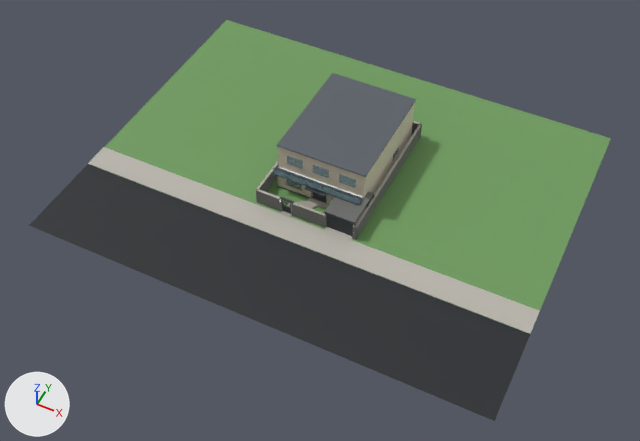
The Blender file Assets/Party/Art/BlenderSources~/Alarma_Escondite.blend: old version first, new version second.
Both versions are drawn from a 50 mm camera at (34.3, -76.3, 81.8) aimed at (0.9, -9.5, -1.6). The axes (+X, +Y, +Z) are drawn at lower left. The lights are the same throughout. The picture after the commit comes second.

Before the edit, the objects in view are built like this:
```python
me_acera_referencia_007 = bpy.data.meshes.new('Acera_Referencia.007')
me_acera_referencia_007.from_pydata([(-30.0, -15.6, 0.1), (30.0, -15.6, 0.1), (30.0, -12.1, 0.1), (-30.0, -12.1, 0.1)], [], [(0, 1, 2, 3)])
me_acera_referencia_007.materials.append(mat_alarma_hideout_concrete)  # grey #b9b5ac
me_calle_referencia_006 = bpy.data.meshes.new('Calle_Referencia.006')
me_calle_referencia_006.from_pydata([(-30.0, -27.5, 0.0), (30.0, -27.5, 0.0), (30.0, -15.6, 0.0), (-30.0, -15.6, 0.0)], [], [(0, 1, 2, 3)])
me_calle_referencia_006.materials.append(mat_alarma_hideout_black)  # black #22262a
me_cubo_9912 = bpy.data.meshes.new('Cubo.9912')
me_cubo_9912.from_pydata(...)  # 24 vertices, 26 faces; spans x -0.1..0.1, y -10.3..10.3, z -1.1..1.1
me_cubo_9912.materials.append(mat_alarma_hideout_darkconcrete)  # dark grey #6b6c69
me_suelo_010 = bpy.data.meshes.new('Suelo.010')
me_suelo_010.from_pydata([(-30.0, -20.0, 0.0), (30.0, -20.0, 0.0), (30.0, 20.0, 0.0), (-30.0, 20.0, 0.0)], [], [(0, 1, 2, 3)])
me_suelo_010.materials.append(mat_alarma_hideout_pasto)  # green #6e9a5c
ob_acera_referencia_007 = bpy.data.objects.new('Acera_Referencia.007', me_acera_referencia_007)
ob_acera_referencia_007.location = (0.0, 0.0, 0.0)
ob_calle_referencia_006 = bpy.data.objects.new('Calle_Referencia.006', me_calle_referencia_006)
ob_calle_referencia_006.location = (0.0, 0.0, 0.0)
ob_patiowall_004 = bpy.data.objects.new('PatioWall.004', me_cubo_9912)
ob_patiowall_004.parent = ob_patio
ob_patiowall_004.location = (6.775, -1.375, 1.1)
ob_suelo_010 = bpy.data.objects.new('Suelo.010', me_suelo_010)
ob_suelo_010.location = (0.0, 0.0, 0.0)
# also in view: 'Roof' at (0.0, 0.3, 6.7); 'GarageCanopy' at (4.6, -8.9, 2.8); 'Upper' at (0.0, 0.3, 4.8)
```
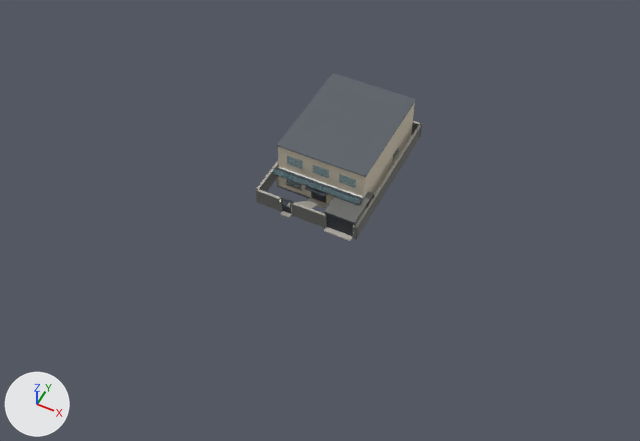
Where the newer file only moved an object's origin or applied its transform, the numbers keep the older frame.

Changed parts and their boxes [x1, y1, x2, y2] in the pictures (640 x 441 px):
'Suelo.010', deleted (green): before [89, 20, 611, 361]
'Calle_Referencia.006', deleted (black): before [29, 164, 530, 421]
'Acera_Referencia.007', deleted: before [88, 147, 540, 334]

Edits to the bpy script that builds the scene:
```text
Remove ob_suelo_010:
    ob_suelo_010 = bpy.data.objects.new('Suelo.010', me_suelo_010)
    ob_suelo_010.location = (0.0, 0.0, 0.0)
Remove ob_acera_referencia_007:
    ob_acera_referencia_007 = bpy.data.objects.new('Acera_Referencia.007', me_acera_referencia_007)
    ob_acera_referencia_007.location = (0.0, 0.0, 0.0)
Remove ob_calle_referencia_006:
    ob_calle_referencia_006 = bpy.data.objects.new('Calle_Referencia.006', me_calle_referencia_006)
    ob_calle_referencia_006.location = (0.0, 0.0, 0.0)
```
